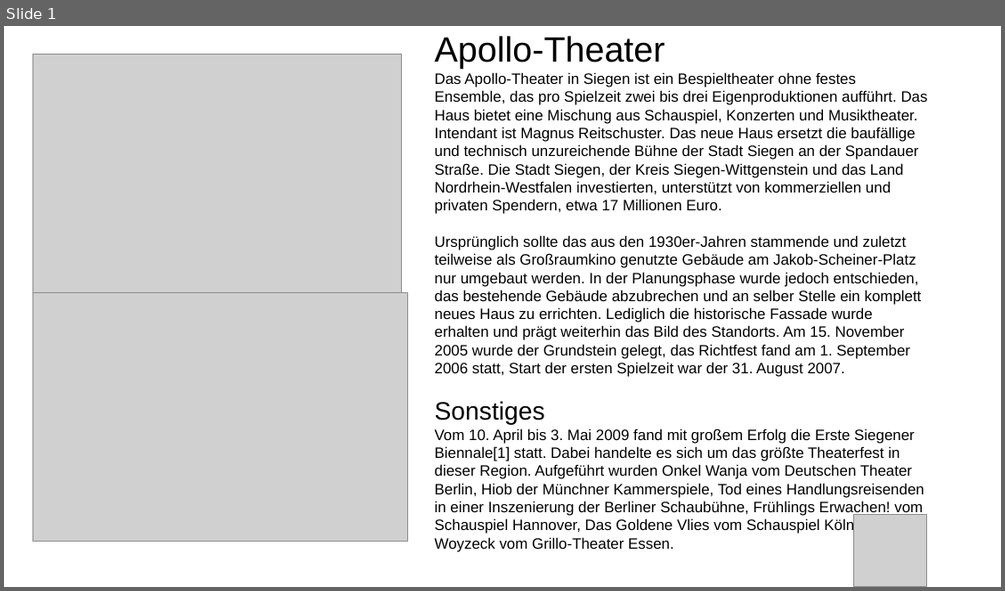
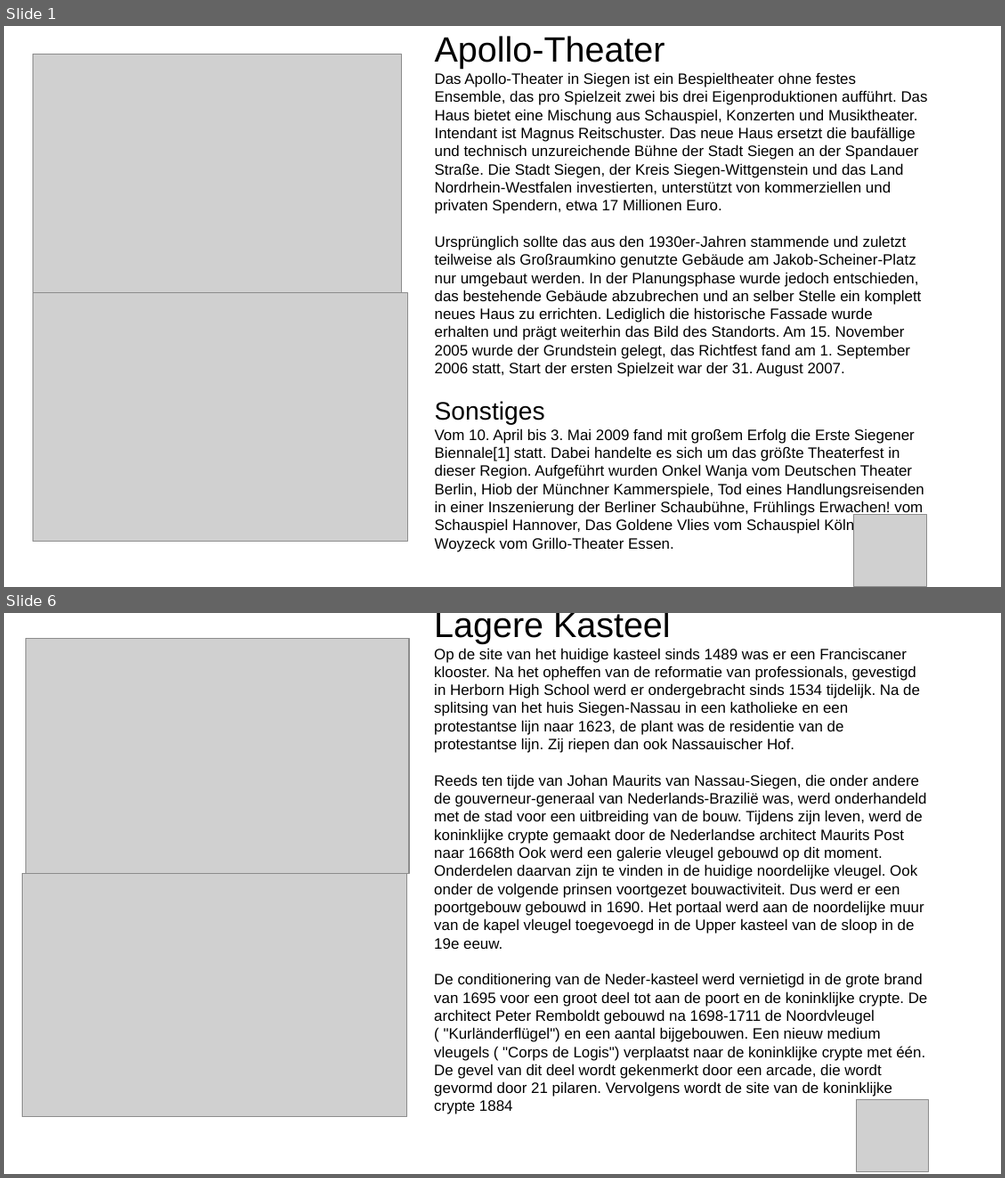
Before and after one commit to FabLabSiegen/zeitraum, a slide deck: Presentation/testpräsentation.odp. Shown one above the other, each under a label of ours: slide 1 before the commit, slides 1 and 6 after it; the slides between them are not shown. The pictures are 1005x591 and 1005x1178 pixels, drawn with LibreOffice and Linux fonts; fonts in the diff are those of the drawing; grey boxes stand for pictures. Boxes give left, top, right and bottom in pixels: in the first picture for what was removed or moved away, otherwise in the second. Text is boxed around its words. In the diff, an @@ line names an element or a change of style, - is before the commit and + after.

```diff
--- a/Presentation/testpräsentation.odp
+++ b/Presentation/testpräsentation.odp
@@ slide 6 added at bbox=[4, 613, 1001, 1174], background #FFFFFF @@
@@ picture added at bbox=[25, 638, 409, 874] @@
@@ title added at bbox=[434, 613, 928, 1096], 12 pt, text #000000 @@
+Lagere Kasteel
+Op de site van het huidige kasteel sinds 1489 was er een Franciscaner klooster. Na het opheffen van de reformatie van professionals, gevestigd in Herborn High School werd er ondergebracht sinds 1534 tijdelijk. Na de splitsing van het huis Siegen-Nassau in een katholieke en een protestantse lijn naar 1623, de plant was de residentie van de protestantse lijn. Zij riepen dan ook Nassauischer Hof.
+Reeds ten tijde van Johan Maurits van Nassau-Siegen, die onder andere de gouverneur-generaal van Nederlands-Brazilië was, werd onderhandeld met de stad voor een uitbreiding van de bouw. Tijdens zijn leven, werd de koninklijke crypte gemaakt door de Nederlandse architect Maurits Post naar 1668th Ook werd een galerie vleugel gebouwd op dit moment. Onderdelen daarvan zijn te vinden in de huidige noordelijke vleugel. Ook onder de volgende prinsen voortgezet bouwactiviteit. Dus werd er een poortgebouw gebouwd in 1690. Het portaal werd aan de noordelijke muur van de kapel vleugel toegevoegd in de Upper kasteel van de sloop in de 19e eeuw.
+De conditionering van de Neder-kasteel werd vernietigd in de grote brand van 1695 voor een groot deel tot aan de poort en de koninklijke crypte. De architect Peter Remboldt gebouwd na 1698-1711 de Noordvleugel ( "Kurländerflügel") en een aantal bijgebouwen. Een nieuw medium vleugels ( "Corps de Logis") verplaatst naar de koninklijke crypte met één. De gevel van dit deel wordt gekenmerkt door een arcade, die wordt gevormd door 21 pilaren. Vervolgens wordt de site van de koninklijke crypte 1884
@@ picture added at bbox=[22, 874, 407, 1116] @@
@@ picture added at bbox=[856, 1100, 929, 1172] @@
```
Also in this commit, not shown: 3 other slides added, 4 slides removed, 1 other file.
